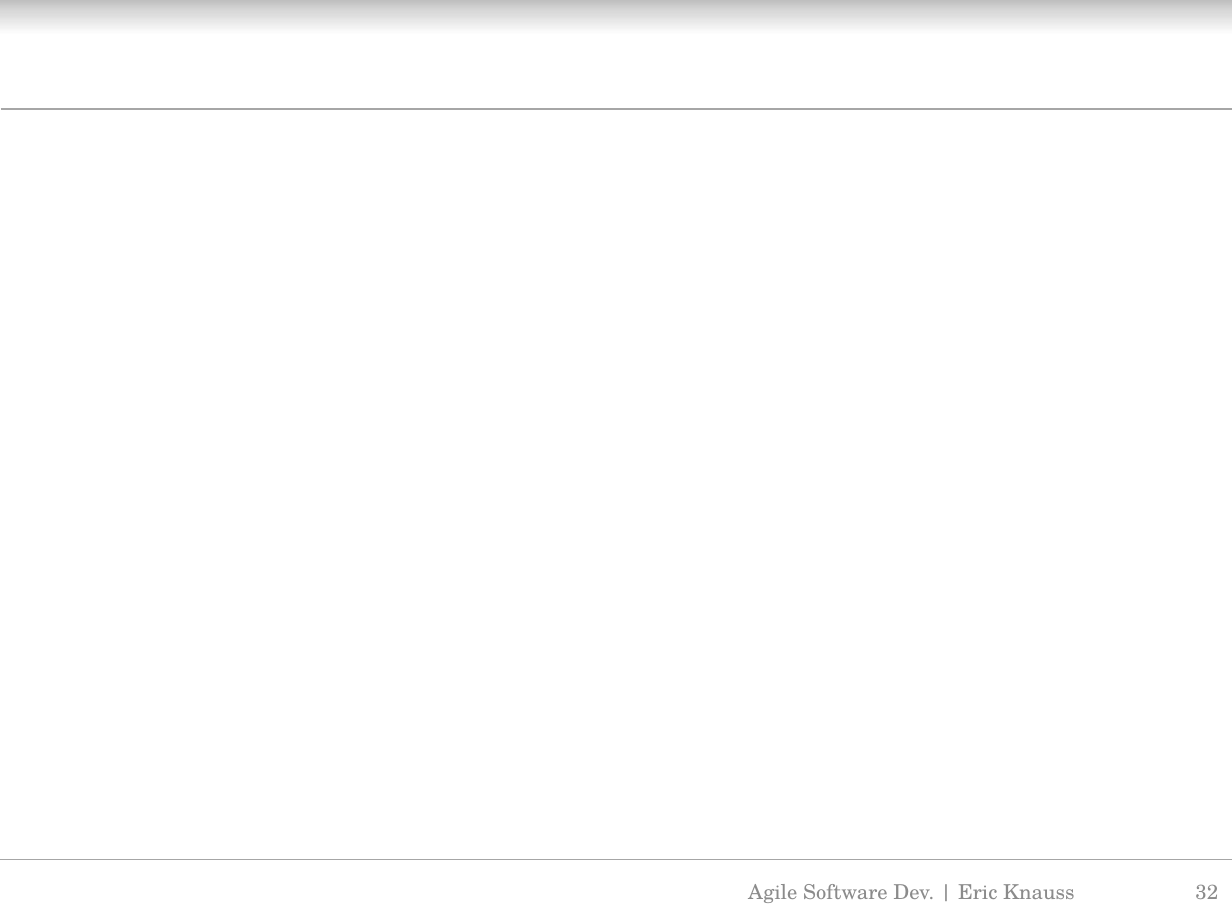
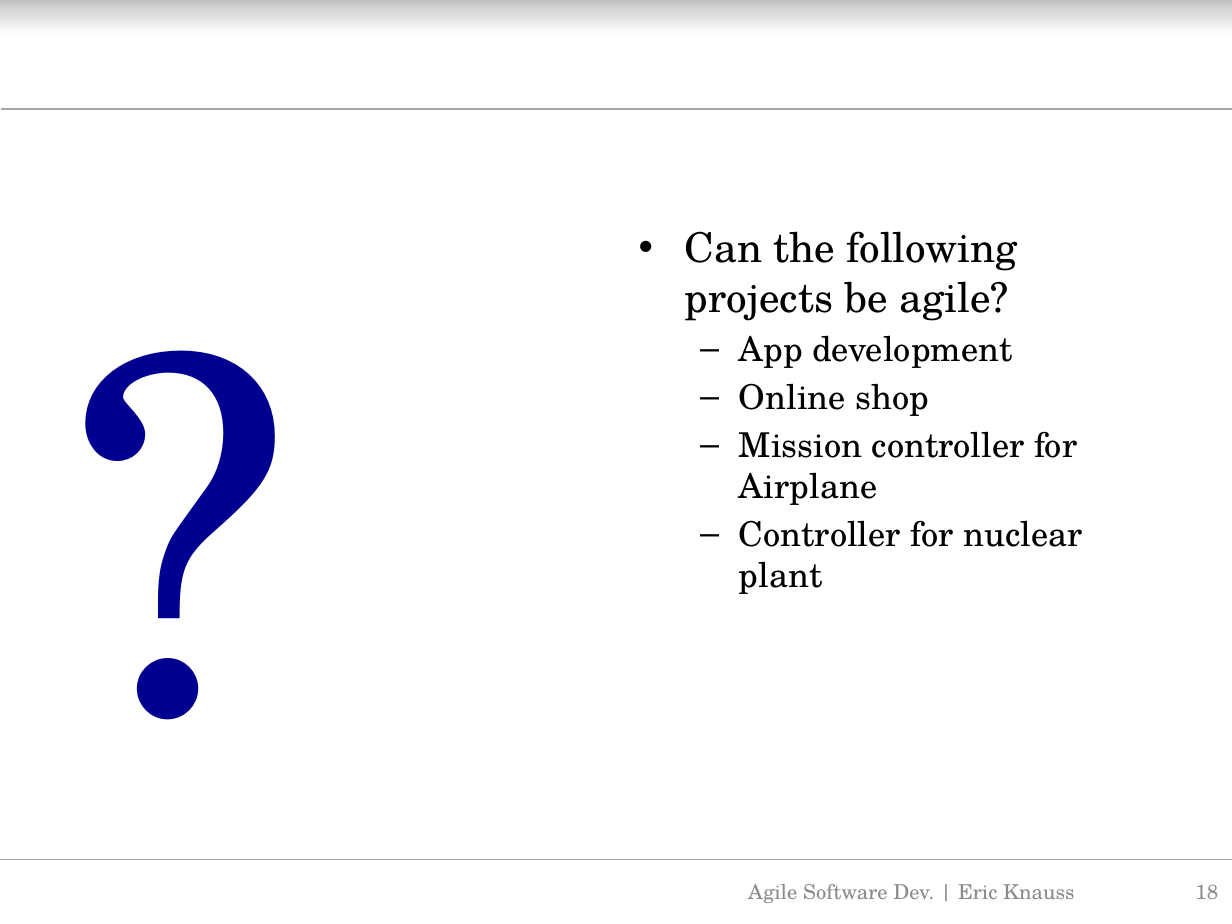
Before and after one commit to oerich/EDA397, a slide deck: slide 18 of Slides/src/agile-dev-processes-3-crash-course-v01.pptx (slide 32 before the commit). Drawn at 1232x924 pixels with LibreOffice and Linux fonts; fonts in the diff are those of the drawing; background and template pictures are left out. Boxes give left, top, right and bottom in pixels: in the first picture for what was removed or moved away, otherwise in the second. Text is boxed around its words. In the diff, an @@ line names an element or a change of style, - is before the commit and + after.

```diff
--- a/Slides/src/agile-dev-processes-3-crash-course-v01.pptx
+++ b/Slides/src/agile-dev-processes-3-crash-course-v01.pptx
@@ text added at (62,216,606,825), 287 pt, text #000090 @@
+?
@@ text added at (685,231,1082,594), 20 pt, text #000000 @@
+• Can the following projects be agile?
+  – App development
+  – Online shop
+  – Mission controller for Airplane
+  – Controller for nuclear plant
@@ page number at (1195,884,1218,899): text changed @@
-32
+18
```
Also in this commit, not shown: 5 other slides changed, 17 slides added, 7 slides removed, 1 other file.
